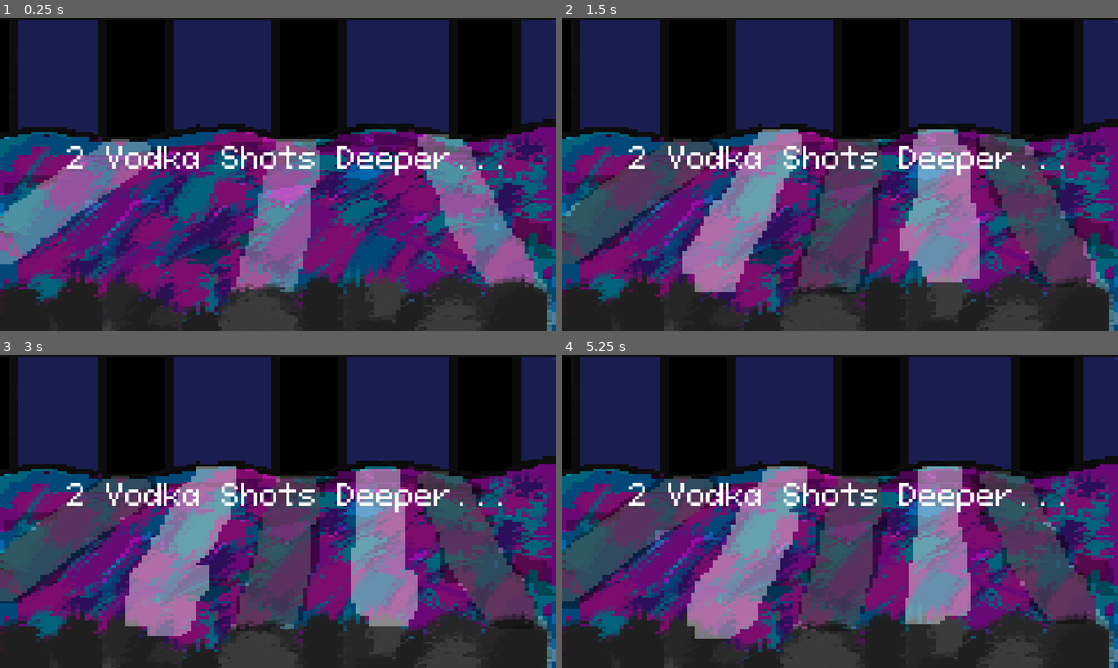
Above: before the commit, frames 1-4 (two rows, left to right).
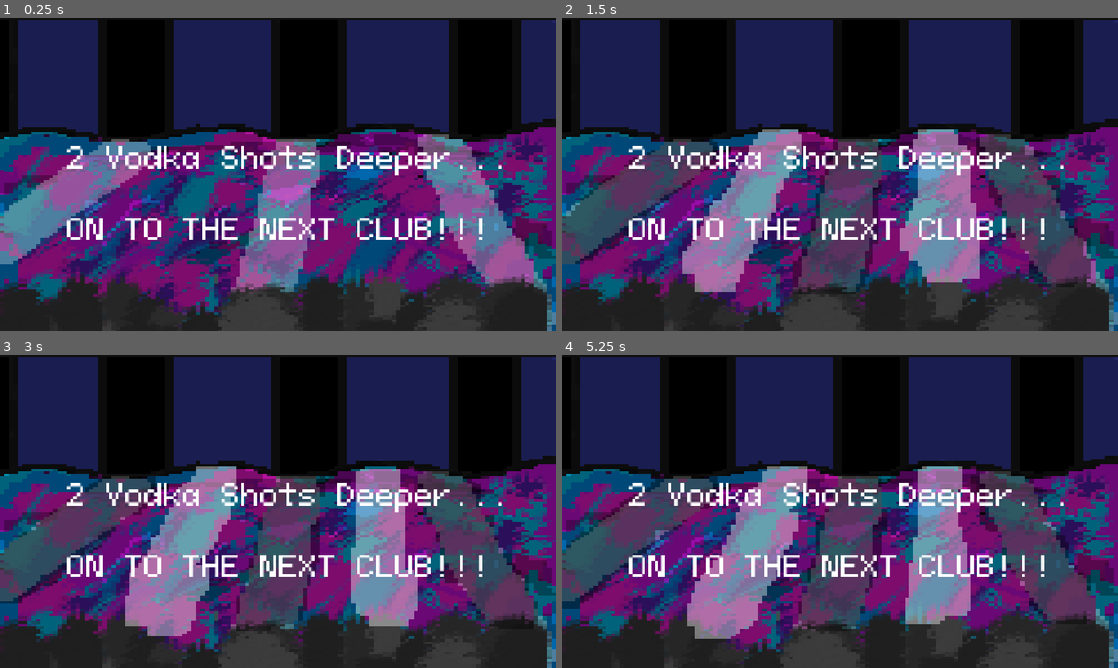
Above: after the commit, the same moments.

Repository: jyatch/bouncer-game
Game: Godot game, scene res://Scenes/InDaClub.tscn
The game is run twice, just before and just after one commit, with the same random seed, the same clock (stepped at 60 frames per second) and the same inputs. This scene is started directly instead of the project's main scene.
Inputs (mouse positions are in pixels of both pictures, inside the frame that each line leads up to):
- Up to frame 1 (0.25 s): no input
- Up to frame 2 (1.5 s): tap Enter at 0.5 s; move the mouse to (962, 158) at 0.52 s; hold D 0.53-1.25 s; tap Z at 0.6 s; click (962, 158) at 0.67 s; tap Space at 0.77 s; drag from (728, 190) to (812, 237) at 1.27 s
- Up to frame 3 (3 s): tap Space at 2 s; move the mouse to (333, 442) at 2.02 s; hold D 2.03-2.75 s; tap K at 2.1 s; tap Enter at 2.75 s; drag from (250, 574) to (111, 464) at 2.77 s
- Up to frame 4 (5.25 s): tap Space at 3.5, 3.77 s; move the mouse to (1006, 558) at 3.52 s; hold Down 3.53-4.25 s; tap B at 3.6 s; drag from (673, 464) to (756, 433) at 4.27 s; move the mouse to (867, 511) at 5.02 s; hold Down from 5.03 s (still down); tap I at 5.1 s; click (867, 511) at 5.17 s

The runs differ from the first frame. In frame 1, 1.6% of the frame differs, in the area x 12-87%, y 64-71%; in frame 2, 1.6%; in frame 3, 1.6%; in frame 4, 1.6%.

Commit message:
text club changes

Diff:
--- a/Scenes/InDaClub.tscn
+++ b/Scenes/InDaClub.tscn
@@ -85,8 +85,11 @@
 offset_left = 139.0
 offset_top = 252.0
 offset_right = 1076.0
-offset_bottom = 343.0
+offset_bottom = 549.0
 grow_horizontal = 2
 grow_vertical = 2
 theme = ExtResource("3_vcpgh")
-text = "2 Vodka Shots Deeper..."
+text = "2 Vodka Shots Deeper...
+
+ON TO THE NEXT CLUB!!!
+"
